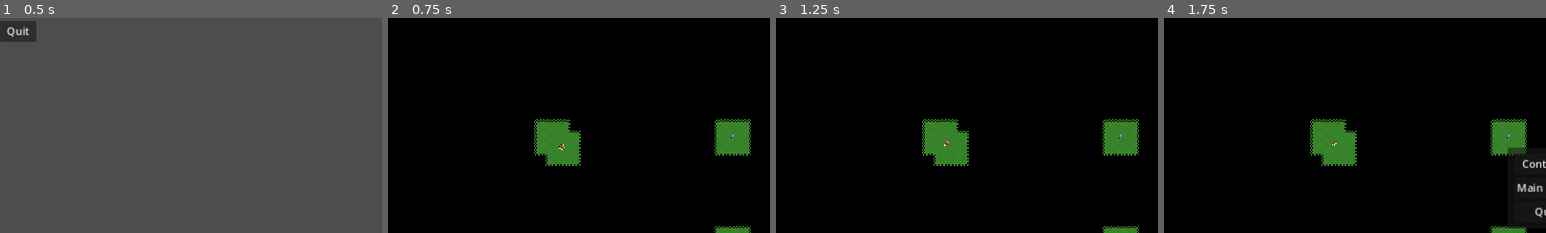
Above: before the commit, frames 1-4 (left to right).
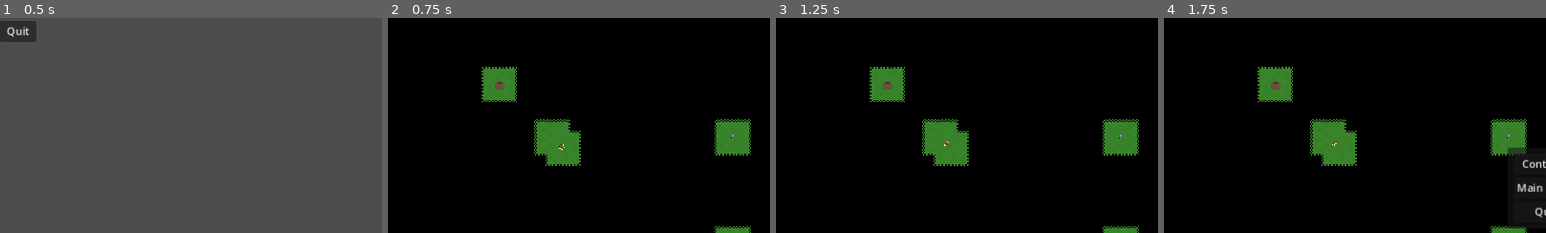
Above: after the commit, the same moments.

Repository: wssuomi/pirate-jam-14
Game: Godot game, scene res://scenes/main_menu.tscn
Same seed, same stepped clock (60 frames per second), same inputs: the game is played once before the commit and once after it.
Inputs (mouse positions are % of the whole screen's width and height, from its top left):
- Up to frame 1 (0.5 s): no input
- Up to frame 2 (0.75 s): click "Play" at 0.5 s
- Up to frame 3 (1.25 s): no input
- Up to frame 4 (1.75 s): click (2, 3) at 1.25 s
The pictures show only the part of the screen within x 0-50%, y 10-60%; the shares and areas given below are measured in that part.

Frame 1 is identical in both runs. In frame 2, 1.4% of the frame differs, in the area x 24-34%, y 22-40%; in frame 3, 1.4%; in frame 4, 1.4%.

Commit message:
added bug nest

Diff:
--- a/scenes/bug.tscn
+++ b/scenes/bug.tscn
@@ -319,6 +319,8 @@
 size = Vector2(2, 6)
 
 [node name="Bug" type="CharacterBody2D"]
+collision_layer = 0
+collision_mask = 0
 script = ExtResource("1_dudvo")
 
 [node name="BugSprite" type="AnimatedSprite2D" parent="."]
--- /dev/null
+++ b/scenes/nest.tscn
@@ -0,0 +1,13 @@
+[gd_scene load_steps=3 format=3 uid="uid://dmvp4vu1ndrrw"]
+
+[ext_resource type="Texture2D" uid="uid://jm1bhhp8ffsb" path="res://assets/map_tiles.png" id="1_8fv74"]
+
+[sub_resource type="AtlasTexture" id="AtlasTexture_pq4f5"]
+atlas = ExtResource("1_8fv74")
+region = Rect2(80, 0, 16, 16)
+
+[node name="Nest" type="Node2D"]
+
+[node name="Sprite" type="Sprite2D" parent="."]
+texture_filter = 1
+texture = SubResource("AtlasTexture_pq4f5")
--- a/scripts/Game.gd
+++ b/scripts/Game.gd
@@ -19,11 +19,12 @@
 const fog_dict = preload("res://scripts/fog.gd").fog_dict
 const SHIP = preload("res://scenes/ship.tscn")
 const BUG = preload("res://scenes/bug.tscn")
+const NEST = preload("res://scenes/nest.tscn")
 
 enum Modes {Normal, Place, MoveUnit, UnitSelected, BuildingSelected}
 enum Buildings {None, Slab, LargeSlab, Factory, Drill, Ship}
 enum Units {Infantry}
-enum Enemies {Bug}
+enum Enemies {Bug, Nest}
 enum Resources {Copper, Stone, Iron, Coal}
 
 var tiles_texture = preload("res://assets/map_tiles.png")
@@ -114,6 +115,7 @@
 	spawn_unit(Units.Infantry, Vector2i(32,25))
 	spawn_unit(Units.Infantry, Vector2i(60,60))
 	spawn_enemy(Enemies.Bug, Vector2i(16,16))
+	spawn_enemy(Enemies.Nest, Vector2i(10,10))
 	enemies.values()[0].move_queue.append_array(find_path(Vector2i(16,16),Vector2i(0,0)))
 	enemies.values()[0].move_queue.append_array(find_path(Vector2i(0,0),Vector2i(10,0)))
 	enemies.values()[0].move_queue.append_array(find_path(Vector2i(10,0),Vector2i(16,10)))
@@ -246,6 +248,11 @@
 	match enemy_type:
 		Enemies.Bug:
 			var instance = BUG.instantiate()
+			instance.position = map.map_to_local(pos)
+			add_child(instance)
+			enemies[pos] = instance
+		Enemies.Nest:
+			var instance = NEST.instantiate()
 			instance.position = map.map_to_local(pos)
 			add_child(instance)
 			enemies[pos] = instance
@@ -340,6 +347,9 @@
 	if tile.building != Buildings.Slab and tile.building != Buildings.None and tile.building != Buildings.LargeSlab:
 		return false
 	for k in units.keys():
+		if k == tile.grid_position:
+			return false
+	for k in enemies.keys():
 		if k == tile.grid_position:
 			return false
 	return true
--- a/scripts/bug.gd
+++ b/scripts/bug.gd
@@ -2,6 +2,7 @@
 
 @onready var map = $"../Map"
 @onready var enemies: Dictionary = $"..".enemies
+@onready var units: Dictionary = $"..".units
 @onready var main = $".."
 @onready var bug_sprite = $BugSprite
 
@@ -19,7 +20,7 @@
 	match state:
 		States.Guard:
 			if move_queue != []:
-				if move_queue[0] not in enemies and main.is_walkable(main.tiles[move_queue[0]]):
+				if move_queue[0] not in enemies and move_queue[0] not in units and main.is_walkable(main.tiles[move_queue[0]]):
 					state = States.Walk
 					enemies.erase(map.local_to_map(global_position))
 					enemies[move_queue[0]] = self
--- a/scripts/infantry.gd
+++ b/scripts/infantry.gd
@@ -3,6 +3,7 @@
 @onready var select_indicator = $SelectIndicator
 @onready var map = $"../Map"
 @onready var units: Dictionary = $"..".units
+@onready var enemies: Dictionary = $"..".enemies
 @onready var main = $".."
 @onready var unit_sprite = $UnitSprite
 
@@ -20,7 +21,7 @@
 	match state:
 		States.Guard:
 			if move_queue != []:
-				if move_queue[0] not in units and main.is_walkable(main.tiles[move_queue[0]]):
+				if move_queue[0] not in enemies and move_queue[0] not in units and main.is_walkable(main.tiles[move_queue[0]]):
 					state = States.Walk
 					units.erase(map.local_to_map(global_position))
 					units[move_queue[0]] = self
@@ -43,7 +44,7 @@
 							look_dir = Directions.Left
 				else:
 					if len(move_queue) != 1:
-						var path: Array[Vector2i] = main.find_path(map.local_to_map(global_position), move_queue[1])
+						var path: Array[Vector2i] = main.find_path(map.local_to_map(global_position), move_queue[-1])
 						move_queue = path
 					else:
 						move_queue = []
